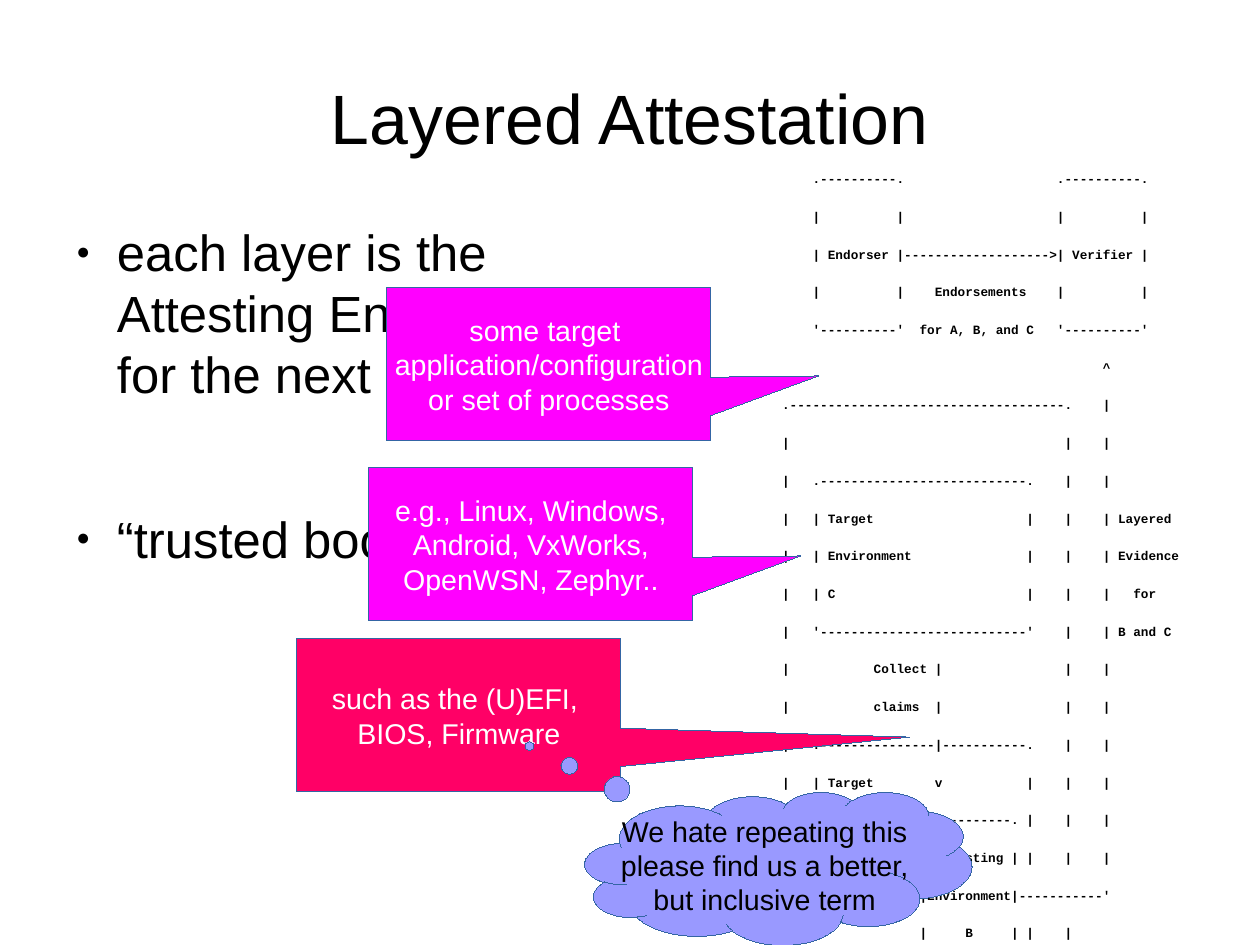
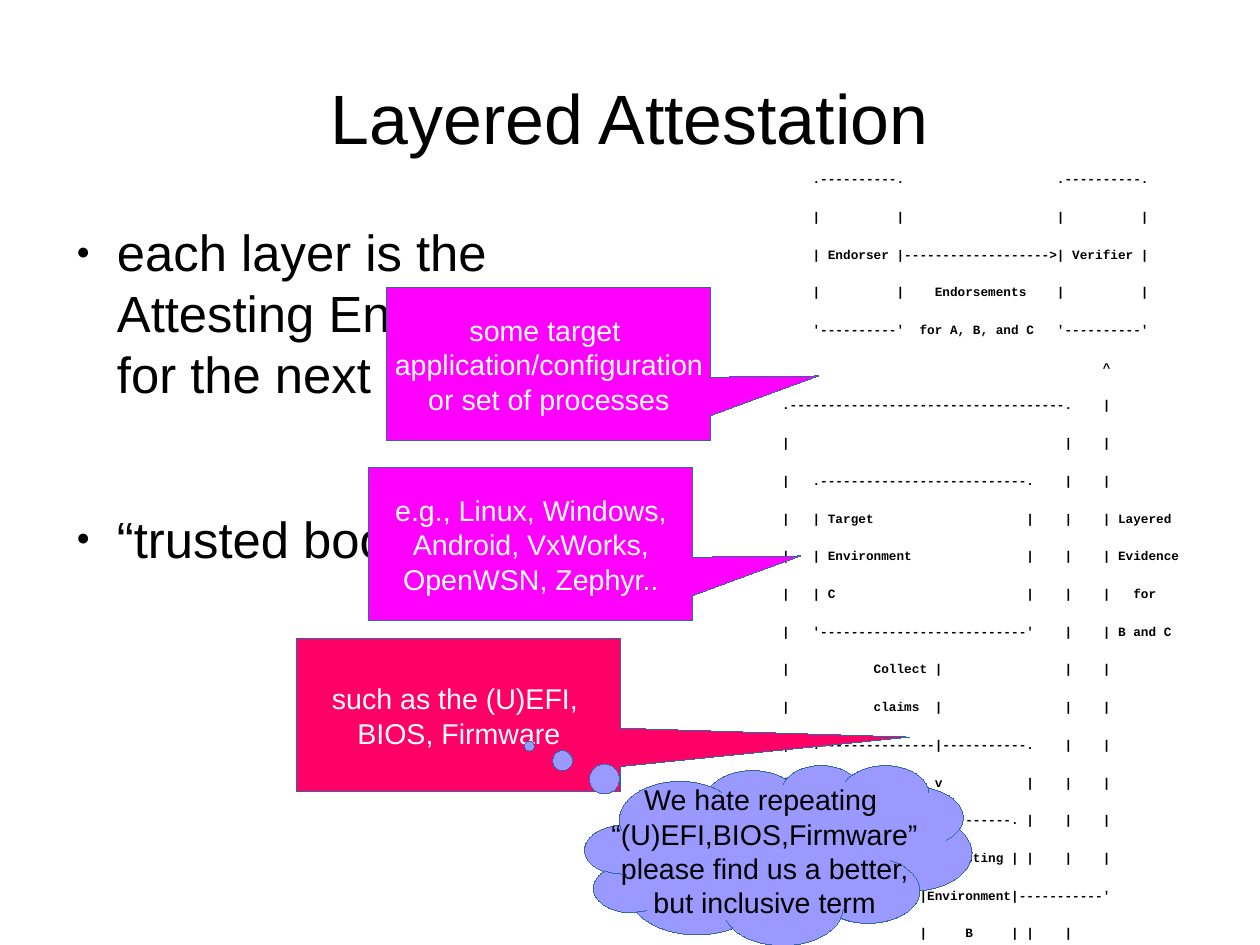
Before and after one commit to ietf-rats-wg/architecture, a slide deck: slide 8 of presentations/2020-ietf107-architecture.odp. Drawn at 1260x945 pixels with LibreOffice and Linux fonts; fonts in the diff are those of the drawing. Boxes give left, top, right and bottom in pixels: in the first picture for what was removed or moved away, otherwise in the second. Text is boxed around its words. In the diff, an @@ line names an element or a change of style, - is before the commit and + after.

```diff
--- a/presentations/2020-ietf107-architecture.odp
+++ b/presentations/2020-ietf107-architecture.odp
@@ thought cloud "We hate repeating": place and size @@
-thought cloud "We hate repeating" at [585,792,973,945]
+thought cloud "We hate repeating" at [585,765,973,944]
@@ thought cloud "We hate repeating" at [585,765,973,944]: proportions changed @@
@@ text in thought cloud at [611,788,917,850]: text changed @@
-We hate repeating this
+We hate repeating
+“(U)EFI,BIOS,Firmware”
```
Also in this commit, not shown: 7 other slides changed, 2 slides added.
